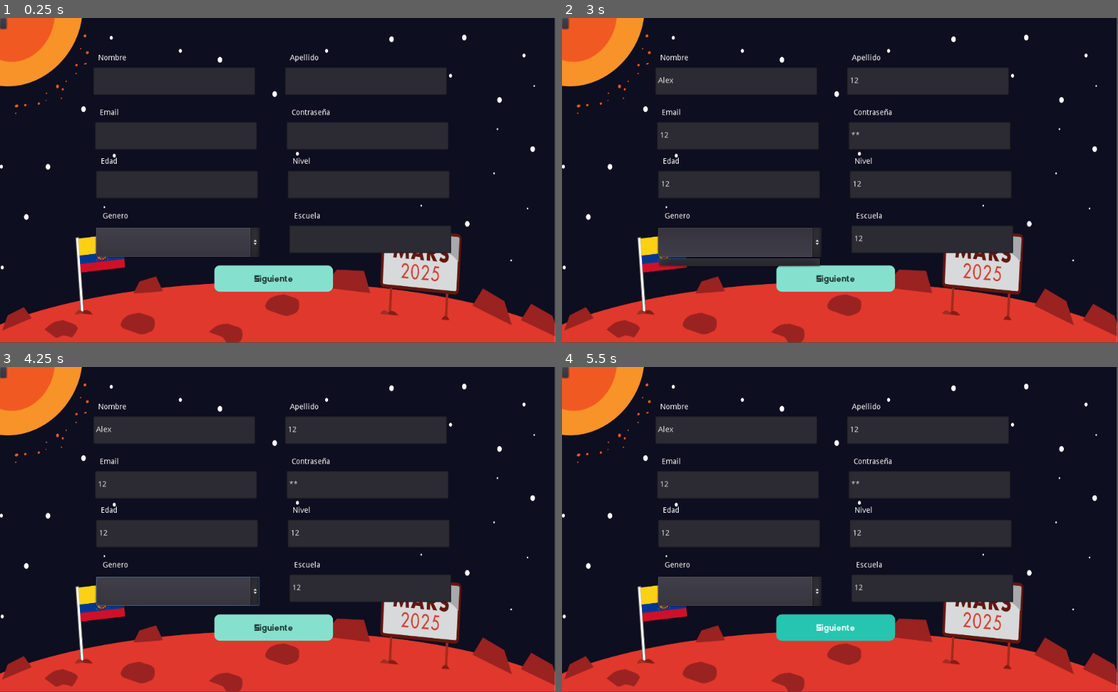
Above: before the commit, frames 1-4 (two rows, left to right).
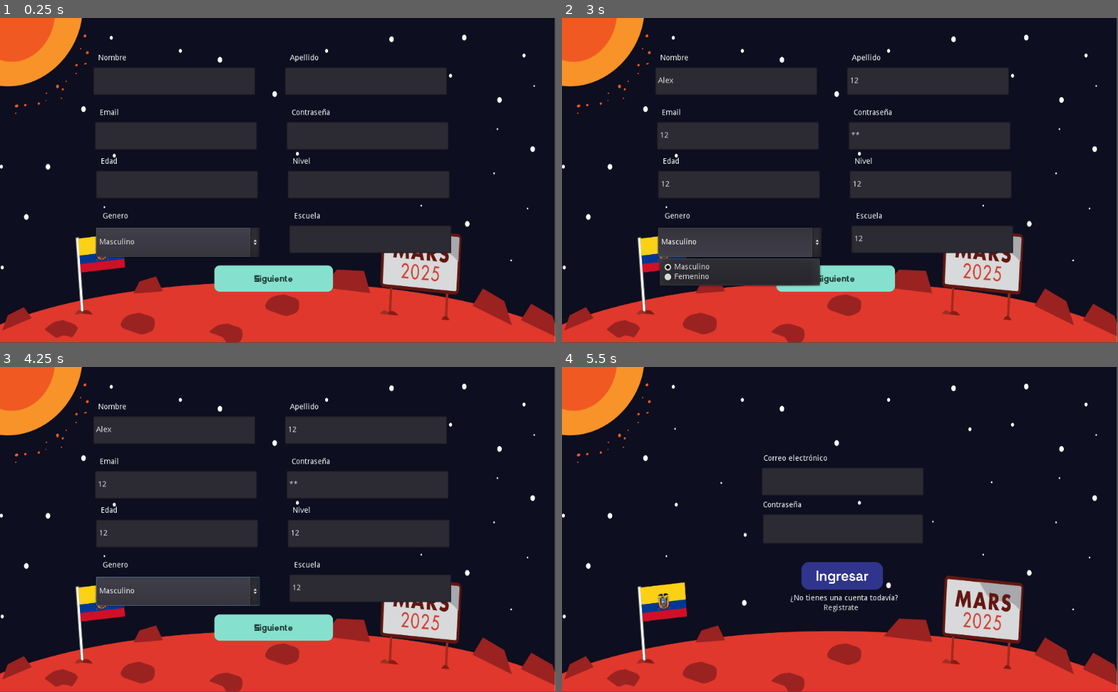
Above: after the commit, the same moments.

Repository: Space-Travelers/Game
Game: Godot game, scene res://src/scenes/register/register.tscn
Same seed, same stepped clock (60 frames per second), same inputs: the game is played once before the commit and once after it. This scene is started directly instead of the project's main scene.
Inputs (mouse positions are in pixels of both pictures, inside the frame that each line leads up to):
- Up to frame 1 (0.25 s): no input
- Up to frame 2 (3 s): click (734, 79) at 0.52 s; type "Alex" at 0.6 s; click (928, 79) at 0.75 s; type "12" at 0.83 s; click (739, 135) at 0.98 s; type "12" at 1.07 s; click (928, 135) at 1.27 s; type "12" at 1.35 s; click (739, 183) at 1.5 s; type "12" at 1.58 s; click (928, 183) at 1.73 s; type "12" at 1.82 s; click (934, 239) at 2.02 s; type "12" at 2.1 s; click (739, 242) at 2.75 s
- Up to frame 3 (4.25 s): click (5, 373) at 3.52 s
- Up to frame 4 (5.5 s): click "Siguiente" at 4.25 s; click (1073, 643) at 5.02 s

The runs differ from the first frame. In frame 1, 0.1% of the frame differs, in the area x 0-25%, y 0-70%; in frame 2, 1.9%; in frame 3, 0.1%; in frame 4, 20%, in the area x 0-82%, y 0-85%.
Error before the commit: Parse Error: The function "_on_register_pressed" already exists in this class (at line 81). (res://src/scenes/register/register.gd:100)

Commit message:
request for stats

Diff:
--- /dev/null
+++ b/player_info.gd
@@ -0,0 +1,24 @@
+extends Node
+var user_name = ""
+var user_health = 100
+var user_nutrition = 100
+var user_physical = 100
+var user_happiness = 100
+var email = "juanilope@gmail.com"
+
+# Declare member variables here. Examples:
+# var a = 2
+# var b = "text"
+
+
+# Called when the node enters the scene tree for the first time.
+func _ready():
+	pass # Replace with function body.
+
+
+
+
+
+# Called every frame. 'delta' is the elapsed time since the previous frame.
+#func _process(delta):
+#	pass
--- a/project.godot
+++ b/project.godot
@@ -27,13 +27,14 @@
 [application]
 
 config/name="Comunitarias"
-run/main_scene="res://src/scenes/immune_system/minigames/quiz-game/level_game.tscn"
+run/main_scene="res://src/scenes/login/login.tscn"
 run/low_processor_mode=true
 config/icon="res://icon.png"
 
 [autoload]
 
 Global="*res://Global.gd"
+PlayerInfo="*res://player_info.gd"
 
 [display]
 
--- /dev/null
+++ b/src/Scene_changer.gd
@@ -0,0 +1,27 @@
+extends Node
+
+
+# Declare member variables here. Examples:
+# var a = 2
+# var b = "text"
+
+
+# Called when the node enters the scene tree for the first time.
+func _ready():
+	pass # Replace with function body.
+
+
+# Called every frame. 'delta' is the elapsed time since the previous frame.
+#func _process(delta):
+#	pass
+
+func got_to(path):
+	var loader = ResourceLoader.load_interactive(path)
+	while true:
+		var err = loader.poll()
+		if err == ERR_FILE_EOF:
+			var resource = loader.get_resource()
+			get_tree().get_root().call_deferred('add_child', resource.instance())
+			break
+		if err == OK:
+			var progress = float(loader.get_stage())/loader.get_stage_count()
--- a/src/scenes/avatar/avatar.gd
+++ b/src/scenes/avatar/avatar.gd
@@ -7,14 +7,16 @@
 	"avatar3": "res://assets/UI/astronauts/avatar3.svg",
 }
 
-var health1=70
+
 var current_avatar_index;
 var avatar;
 
 # Called when the node enters the scene tree for the first time.
 func _ready():
 	current_avatar_index = 1;
-	$health.value=health1
+	fetchPlayerStats()
+
+
 
 func change_img_avatar(file):
 	var node = $avatar/astronauta
@@ -41,3 +43,28 @@
 func _on_sala_pressed():
 	get_tree().change_scene("res://src/scenes/immune_system/base_game/stage_1.tscn")
 	 # Replace with function body.
+
+func fetchPlayerStats():
+	var email_player = $"/root/PlayerInfo".email.replace("@", "%40");
+	$HTTPRequest.request("https://spacetravelers.herokuapp.com/player/stats?email="+email_player)
+
+	pass
+
+
+func _on_HTTPRequest_request_completed(result, response_code, headers, body):
+	if result == HTTPRequest.RESULT_SUCCESS:
+			print(result)
+			if(response_code==200):
+				print(body.get_string_from_utf8())
+				var json = JSON.parse(body.get_string_from_utf8())
+				var data = json.result
+				_change_stats(data)
+				print(data)
+			else:
+				print("erro prueba")
+
+func _change_stats(data):
+	$health.value = data.avatar_health
+	$food.value = data.avatar_nutrition
+	$weight.value = data.avatar_physical_condition
+	$happy.value = data.avatar_happiness
--- a/src/scenes/login/login.gd
+++ b/src/scenes/login/login.gd
@@ -4,12 +4,13 @@
 	print(body.get_string_from_utf8())
 	if result == HTTPRequest.RESULT_SUCCESS:
 		if(response_code==200):
+			print(body.get_string_from_utf8())
 			if(body.get_string_from_utf8() == '["Player not logged"]'):
 				$alerta.show()
+			else:
+				get_tree().change_scene("res://src/scenes/room/room.tscn")
 		else:
-
-
-			print(body.get_string_from_utf8())
+			print("errot")
 
 
 func _on_TextureButton_pressed():
@@ -18,9 +19,10 @@
 	body = JSON.print(body)
 	var error = $HTTPRequest.request("https://spacetravelers.herokuapp.com/player/login",headers, true, HTTPClient.METHOD_POST, body)
 	if error != OK:
-		push_error(" An error occured in  the HTTP request")
+		push_error(" un error ocurrió con el request")
 
-	get_tree().change_scene("res://src/scenes/room/room.tscn")
+
+
 
 
 func _on_LinkButton_button_up():
--- a/src/scenes/login/login.tscn
+++ b/src/scenes/login/login.tscn
@@ -55,7 +55,6 @@
 
 [node name="HTTPRequest" type="HTTPRequest" parent="."]
 
-
 [node name="alerta" type="Label" parent="."]
 visible = false
 margin_left = 372.0
@@ -81,9 +80,7 @@
 text = "Registrate"
 underline = 1
 
-
 [connection signal="pressed" from="TextureButton" to="." method="_on_TextureButton_pressed"]
-[connection signal="pressed" from="TextureButton" to="TextureButton" method="_on_TextureButton_pressed"]
 [connection signal="request_completed" from="HTTPRequest" to="." method="_on_HTTPRequest_request_completed"]
 [connection signal="request_completed" from="HTTPRequest" to="TextureButton" method="_on_HTTPRequest_request_completed"]
 [connection signal="button_up" from="LinkButton" to="." method="_on_LinkButton_button_up"]
--- a/src/scenes/register/register.gd
+++ b/src/scenes/register/register.gd
@@ -68,16 +68,6 @@
 	var node = $avatar/astronauta
 	node.texture = load(file)
 
-func _on_Button_pressed():
-
-	$avatar.show()
-
-
-
-
-
-
-
 func _on_register_pressed():
 	var headers = ["Content-Type: application/json"]
 	var body = {"name": $username.get_text(),
@@ -94,10 +84,13 @@
 	var error = $HTTPRequest.request("https://spacetravelers.herokuapp.com/player/register",headers, true, HTTPClient.METHOD_POST, body)
 	if error != OK:
 		print("Error")
+	else:
+		$avatar.hide()
+		get_tree().change_scene("res://src/scenes/login/login.tscn")
 
 	print("where am i")
 
-func _on_register_pressed():
+func _on_registration_pressed():
 	$avatar.hide()
 	get_tree().change_scene("res://src/scenes/login/login.tscn")
 
--- a/src/scenes/register/register.tscn
+++ b/src/scenes/register/register.tscn
@@ -145,10 +145,7 @@
 rect_pivot_offset = Vector2( 46, 22 )
 text = "Escuela"
 
-[node name="Button" type="Button" parent="."]
-
 [node name="next" type="Button" parent="."]
-
 margin_left = 395.0
 margin_top = 457.0
 margin_right = 613.0
@@ -212,9 +209,6 @@
 texture_normal = ExtResource( 10 )
 expand = true
 
-
-[connection signal="item_selected" from="genero" to="." method="_on_genero_item_selected"]
-[connection signal="pressed" from="Button" to="." method="_on_Button_pressed"]
 [node name="HTTPRequest" type="HTTPRequest" parent="."]
 
 [connection signal="item_selected" from="genero" to="." method="_on_genero_item_selected"]
--- a/src/scenes/room/room.tscn
+++ b/src/scenes/room/room.tscn
@@ -1,4 +1,3 @@
-
 [gd_scene load_steps=12 format=2]
 
 [ext_resource path="res://assets/UI/backgrounds/Select-avatar.png" type="Texture" id=1]
@@ -13,20 +12,14 @@
 [ext_resource path="res://assets/UI/elements/peso 1.png" type="Texture" id=10]
 [ext_resource path="res://assets/UI/elements/delicious 1.png" type="Texture" id=11]
 
-[gd_scene load_steps=8 format=2]
-
-
-
 [node name="Node2D" type="Node2D"]
 script = ExtResource( 8 )
 
 [node name="Sprite" type="Sprite" parent="."]
-
 position = Vector2( 485, 71 )
 scale = Vector2( 0.676587, 0.612016 )
 texture = ExtResource( 1 )
 offset = Vector2( 42.1226, 373.356 )
-
 
 [node name="astronauta" type="Sprite" parent="."]
 position = Vector2( 521, 399 )
@@ -54,7 +47,6 @@
 margin_bottom = 572.0
 texture_normal = ExtResource( 5 )
 expand = true
-
 
 [node name="health" type="ProgressBar" parent="."]
 light_mask = 2
@@ -139,8 +131,9 @@
 [node name="happy_image" type="TextureRect" parent="."]
 margin_left = 688.0
 margin_top = 56.0
-margin_right = 735.0
-margin_bottom = 99.0
+margin_right = 768.0
+margin_bottom = 136.0
+rect_scale = Vector2( 0.599266, 0.567794 )
 texture = ExtResource( 11 )
 
 [node name="stat" type="TextureButton" parent="."]
@@ -148,7 +141,6 @@
 margin_top = 25.0
 margin_right = 357.0
 margin_bottom = 117.0
-texture_normal = ExtResource( 2 )
 expand = true
 
 [node name="stat2" type="TextureButton" parent="."]
@@ -156,7 +148,6 @@
 margin_top = 27.0
 margin_right = 735.0
 margin_bottom = 119.0
-texture_normal = ExtResource( 2 )
 expand = true
 
 [node name="stat3" type="TextureButton" parent="."]
@@ -164,7 +155,6 @@
 margin_top = 25.0
 margin_right = 603.0
 margin_bottom = 117.0
-texture_normal = ExtResource( 2 )
 expand = true
 
 [node name="stat4" type="TextureButton" parent="."]
@@ -172,10 +162,11 @@
 margin_top = 25.0
 margin_right = 478.0
 margin_bottom = 117.0
-texture_normal = ExtResource( 2 )
+expand = true
 
-expand = true
+[node name="HTTPRequest" type="HTTPRequest" parent="."]
 
 [connection signal="button_up" from="buttonRight" to="." method="_on_buttonRight_button_up"]
 [connection signal="button_up" from="buttonLeft" to="." method="_on_buttonLeft_button_up"]
 [connection signal="pressed" from="sala" to="." method="_on_sala_pressed"]
+[connection signal="request_completed" from="HTTPRequest" to="." method="_on_HTTPRequest_request_completed"]
--- a/theme/st.tres
+++ b/theme/st.tres
@@ -77,7 +77,7 @@
 font_data = SubResource( 11 )
 
 [sub_resource type="StyleBoxFlat" id=13]
-bg_color = Color( 0.235294, 0.396078, 0.317647, 1 )
+bg_color = Color( 0.184314, 0.184314, 0.184314, 1 )
 corner_radius_top_left = 15
 corner_radius_top_right = 15
 corner_radius_bottom_right = 15
